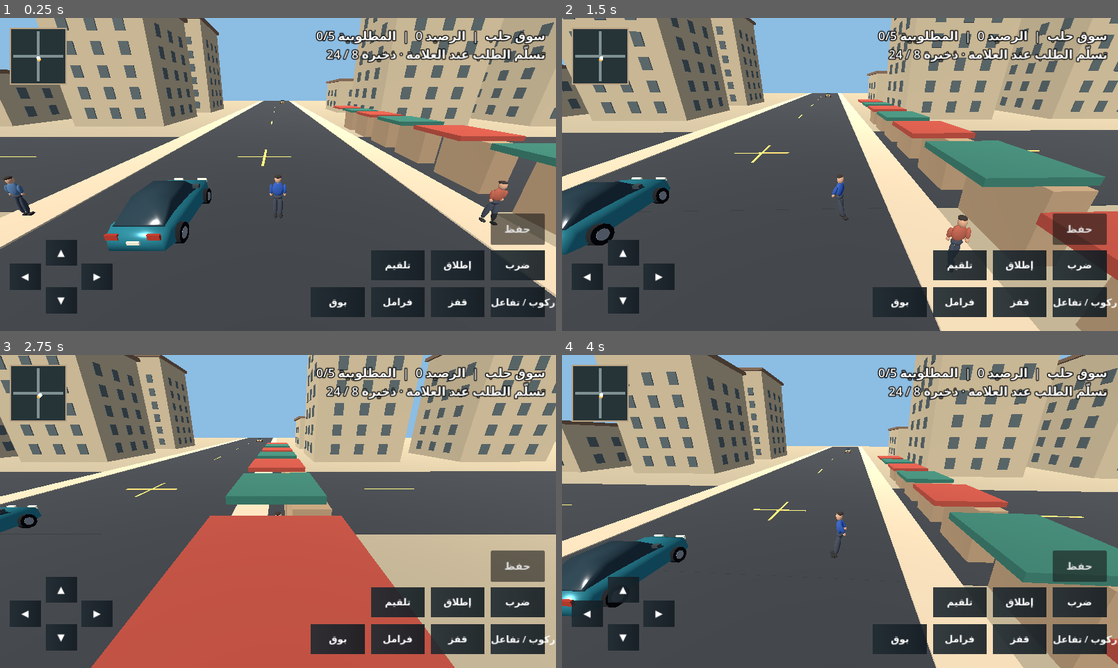
Above: before the commit, frames 1-4 (two rows, left to right).
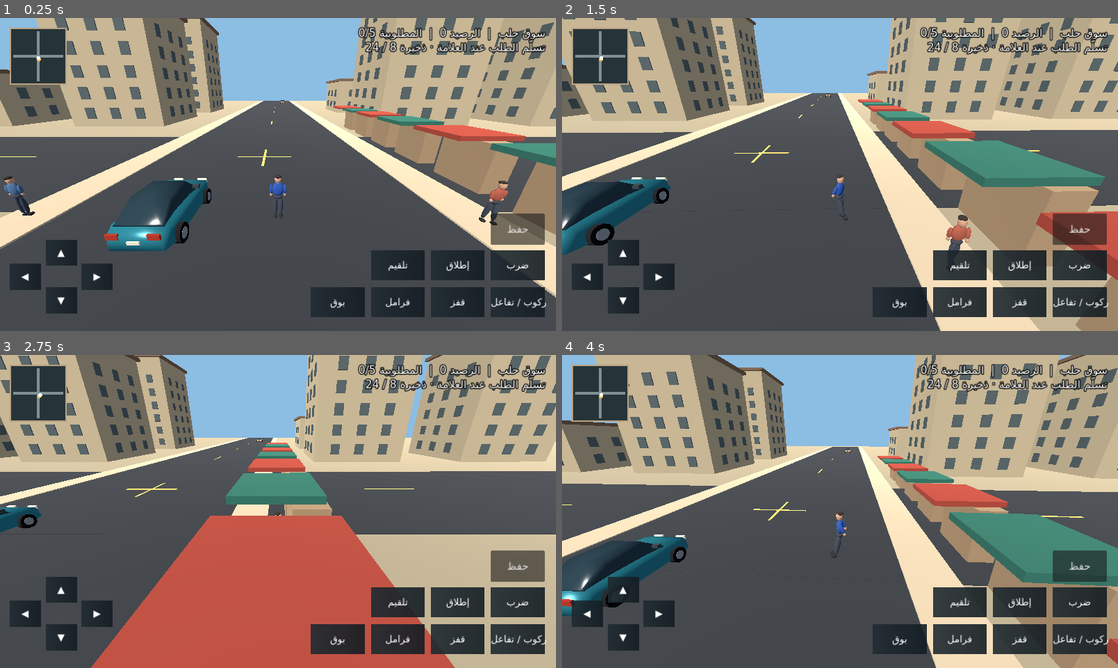
Above: after the commit, the same moments.

Repository: yosef12352/Sham-Streets-3D
Game: Godot game, scene res://main.tscn
Two runs of this game, one before a commit and one after it. Both use one fixed random seed, a clock stepped at 60 frames per second and the inputs below.
Inputs (mouse positions are in pixels of both pictures, inside the frame that each line leads up to):
- Up to frame 1 (0.25 s): no input
- Up to frame 2 (1.5 s): tap Enter at 0.5 s; move the mouse to (962, 158) at 0.52 s; hold Right (ui_right) 0.53-1.25 s; tap F at 0.6 s; click (962, 158) at 0.67 s; tap Space at 0.77 s; drag from (728, 190) to (812, 237) at 1.27 s
- Up to frame 3 (2.75 s): move the mouse to (333, 442) at 2.02 s; hold Right (ui_right) from 2.03 s (still down); tap R at 2.1 s
- Up to frame 4 (4 s): release Right (ui_right) at 2.75 s; drag from (812, 574) to (673, 464) at 2.77 s; move the mouse to (1006, 558) at 3.52 s; hold Left (ui_left) from 3.53 s (still down); tap E at 3.6 s; tap Space at 3.77 s

The runs differ from the first frame. In frame 1, 3.3% of the frame differs, in the area x 56-100%, y 2-93%; in frame 2, 3.3%; in frame 3, 3.3%; in frame 4, 3.3%.

Commit message:
Bundle Arabic UI font for desktop and mobile web

Diff:
--- a/scripts/world.gd
+++ b/scripts/world.gd
@@ -1,5 +1,6 @@
 extends Node3D
 
+const UI_FONT := preload("res://assets/fonts/DejaVuSans-UI.ttf")
 const SPEED := 6.0
 const JUMP_SPEED := 6.0
 const GRAVITY := 18.0
@@ -155,7 +156,9 @@
     hud.offset_left = -660
     hud.offset_right = -24
     hud.offset_top = 20
-    hud.add_theme_font_size_override("font_size", 28)
+    hud.autowrap_mode = TextServer.AUTOWRAP_WORD_SMART
+    hud.add_theme_font_override("font", UI_FONT)
+    hud.add_theme_font_size_override("font_size", 25)
     hud.add_theme_constant_override("outline_size", 8)
     overlay.add_child(hud)
     minimap.position = Vector2(24, 24)
@@ -195,6 +198,7 @@
     label.size = extent
     label.horizontal_alignment = HORIZONTAL_ALIGNMENT_CENTER
     label.vertical_alignment = VERTICAL_ALIGNMENT_CENTER
+    label.add_theme_font_override("font", UI_FONT)
     label.add_theme_font_size_override("font_size", 22)
     label.mouse_filter = Control.MOUSE_FILTER_IGNORE
     button.add_child(label)
@@ -205,6 +209,7 @@
 func _button(parent: Control, label: String, offset: Vector2) -> Button:
     var button := Button.new()
     button.text = label
+    button.add_theme_font_override("font", UI_FONT)
     button.focus_mode = Control.FOCUS_NONE
     button.add_theme_font_size_override("font_size", 24)
     button.set_anchors_and_offsets_preset(Control.PRESET_BOTTOM_RIGHT)
Not shown, added: assets/fonts/DejaVuSans-LICENSE.txt
Binary file added: assets/fonts/DejaVuSans-UI.ttf
